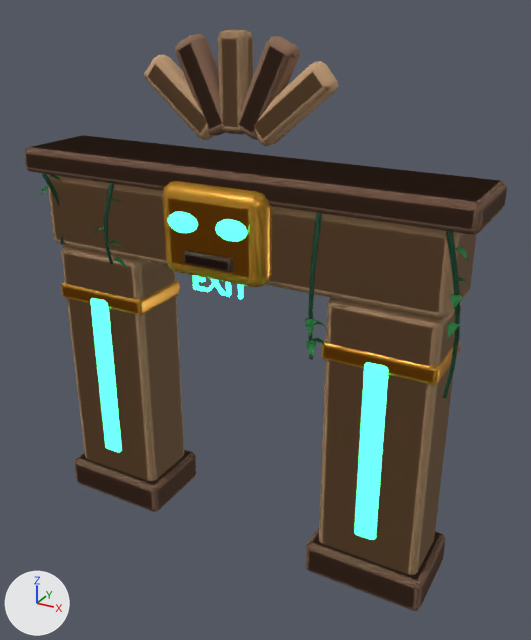
The Blender file art/blender/jungle_portal_arch.blend, before and after one commit.
The view is the same before and after, from a 50 mm lens placed at (4.79, -8.08, 7.55), pointed at (0.38, -0.05, 3.53). Arrows for +X, +Y and +Z are at lower left; the lights stay in place. The first picture is the older version.

Objects in the first picture: 'Exit', 'Feather0', 'Feather3', 'Feather4', 'Mask', 'Pillar-1', 'PortalArch' and 9 more.
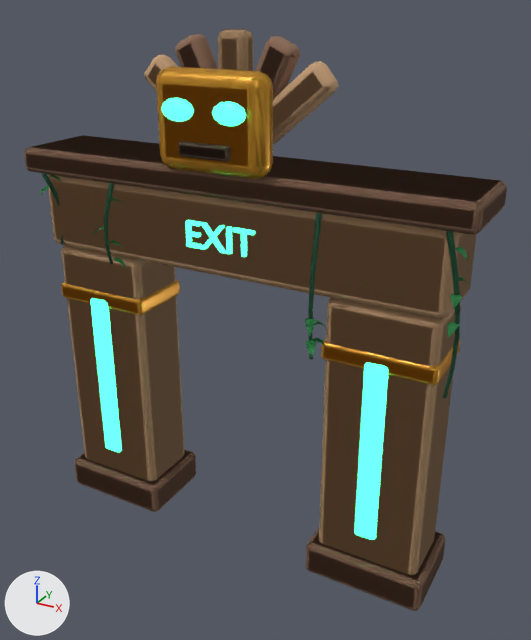
Location of each change, (x1, y1, x2, y2) in pixels of the pictures (531 x 640 px; the box of a moved part takes in the faces that stretch with it):
'Mask', moved
    before: (168, 182, 273, 278)
    after: (176, 68, 273, 167)
'Exit', moved, rescaled
    before: (193, 276, 243, 299)
    after: (185, 220, 254, 254)
'MaskMouth', moved (not visible before)
    after: (189, 145, 230, 159)
part 2 of me_portalarch, moved or reshaped
    before: (162, 181, 273, 287)
    after: (156, 66, 273, 179)
part 3 of me_portalarch, moved or reshaped
    before: (168, 212, 198, 233)
    after: (161, 98, 194, 122)
part 4 of me_portalarch, moved or reshaped
    before: (215, 219, 248, 241)
    after: (212, 101, 246, 126)
part 5 of me_portalarch, moved or reshaped
    before: (184, 250, 233, 272)
    after: (179, 141, 231, 162)
part 6 of me_portalarch, moved or reshaped (mostly hidden before)
    before: (238, 284, 241, 299)
    after: (233, 229, 251, 257)
part 7 of me_portalarch, moved or reshaped
    before: (205, 279, 224, 296)
    after: (200, 223, 223, 253)
part 8 of me_portalarch, moved or reshaped
    before: (193, 275, 204, 291)
    after: (185, 221, 199, 249)
part 9 of me_portalarch, moved or reshaped
    before: (195, 276, 206, 291)
    after: (186, 220, 202, 249)
part 10 of me_portalarch, moved or reshaped
    before: (210, 279, 226, 295)
    after: (202, 222, 225, 253)
part 11 of me_portalarch, moved or reshaped
    before: (229, 283, 231, 296)
    after: (226, 226, 232, 253)
part 12 of me_portalarch, moved or reshaped (mostly hidden before)
    before: (241, 285, 243, 299)
    after: (233, 227, 255, 257)
part 13 of me_portalarch, moved or reshaped
    before: (226, 282, 229, 297)
    after: (226, 228, 230, 254)

Patch to the scene script:
```diff
--- a/art/blender/jungle_portal_arch.blend.py
+++ b/art/blender/jungle_portal_arch.blend.py
@@ me_exit @@
 # used by ob_exit; location = (0.0, -0.58, 4.15); rotation_euler = (1.571, 0.0, 0.0), in degrees (90, 0, 0)
-me_exit.from_pydata(...)  # 144 vertices, 92 faces; spans x -0.402..0.426, y -0.126..0.16, z -0.03..0.03
+me_exit.from_pydata(...)  # 144 vertices, 92 faces; spans x -0.478..0.507, y -0.15..0.191, z -0.03..0.03
+# me_exit part 1: the whole mesh is scaled about the mesh origin by (1.19, 1.19, 1)
 me_exit.materials.append(mat_junglejadeglow)
@@ me_portalarch @@
 me_portalarch.from_pydata(...)  # 1576 vertices, 1398 faces; spans x -3.2..3.2, y -1.08..0.62, z 0.0..7.2
 # used by ob_portalarch; location = (0.0, 0.0, 0.0)
+# me_portalarch part 2: the loose piece of 96 vertices spanning x -0.75..0.75, y -0.82..-0.42, z 4.25..5.45 is moved by (0.0, 0.0, 1.35)
+# me_portalarch part 3: the loose piece of 52 vertices spanning x -0.56..-0.14, y -0.94..-0.76, z 4.86..5.14 is moved by (0.0, 0.0, 1.35)
+# me_portalarch part 4: the loose piece of 52 vertices spanning x 0.14..0.56, y -0.94..-0.76, z 4.86..5.14 is moved by (0.0, 0.0, 1.35)
+# me_portalarch part 5: the loose piece of 56 vertices spanning x -0.35..0.35, y -0.89..-0.79, z 4.46..4.64 is moved by (0.0, 0.0, 1.35)
+# me_portalarch part 6: the loose piece of 8 vertices spanning x 0.19..0.43, y -0.61, z 4.02..4.31 is scaled about its middle by (1.19, 1, 1.19), then moved by (0.06, 0.0, 0.6)
+# me_portalarch part 7: the loose piece of 12 vertices spanning x -0.22..0.07, y -0.61, z 4.02..4.31 is scaled about its middle by (1.19, 1, 1.19), then moved by (-0.01, 0.0, 0.6)
+# me_portalarch part 8: the loose piece of 12 vertices spanning x -0.4..-0.24, y -0.61, z 4.02..4.31 is scaled about its middle by (1.19, 1, 1.19), then moved by (-0.06, 0.0, 0.6)
+# me_portalarch part 9: the loose piece of 24 vertices spanning x -0.4..-0.24, y -0.61..-0.55, z 4.02..4.31 is scaled about its middle by (1.19, 1, 1.19), then moved by (-0.06, 0.0, 0.6)
+# me_portalarch part 10: the loose piece of 24 vertices spanning x -0.22..0.07, y -0.61..-0.55, z 4.02..4.31 is scaled about its middle by (1.19, 1, 1.19), then moved by (-0.01, 0.0, 0.6)
+# me_portalarch part 11: the loose piece of 8 vertices spanning x 0.11..0.15, y -0.61..-0.55, z 4.02..4.31 is scaled about its middle by (1.19, 1, 1.19), then moved by (0.02, 0.0, 0.6)
+# me_portalarch part 12: the loose piece of 16 vertices spanning x 0.19..0.43, y -0.61..-0.55, z 4.02..4.31 is scaled about its middle by (1.19, 1, 1.19), then moved by (0.06, 0.0, 0.6)
+# me_portalarch part 13: 8 of 1576 vertices moved; they spanned x 0.11..0.15, y -0.61..-0.55, z 4.02..4.31 and now span x 0.13..0.18, y -0.61..-0.55, z 4.6..4.94; mean shift (0.02, 0.0, 0.6); largest move (0.15, -0.61, 4.31) -> (0.18, -0.61, 4.94)
 me_portalarch.materials.append(mat_junglestone)
@@ ob_mask @@
 ob_mask = bpy.data.objects.new('Mask', me_mask)
-ob_mask.location = (0.0, -0.62, 4.85)
+ob_mask.location = (0.0, -0.62, 6.2)
 _m = ob_mask.modifiers.new('Bevel', 'BEVEL')
@@ ob_maskmouth @@
 ob_maskmouth = bpy.data.objects.new('MaskMouth', me_maskmouth)
-ob_maskmouth.location = (0.0, -0.84, 4.55)
+ob_maskmouth.location = (0.0, -0.84, 5.9)
 _m = ob_maskmouth.modifiers.new('Bevel', 'BEVEL')
@@ ob_exit @@
 ob_exit = bpy.data.objects.new('Exit', me_exit)
-ob_exit.location = (0.0, -0.58, 4.15)
+ob_exit.location = (0.0, -0.58, 4.75)
 ob_exit.rotation_euler = (1.571, 0.0, 0.0)  # degrees (90, 0, 0)
```
